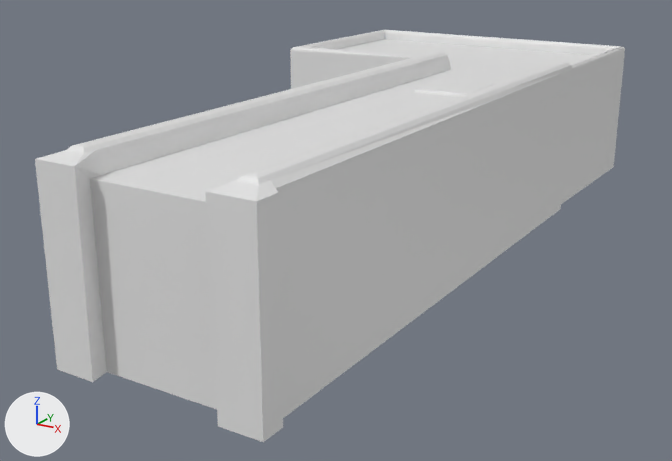
A saved change to the Blender file Blender Models/Caja.blend.
The view is the same before and after, from a 50 mm lens placed at (4.89, -6.14, 2.77), pointed at (-1.04, 3.26, -0.96). Every picture has the same lights, and +X, +Y and +Z are marked at lower left.
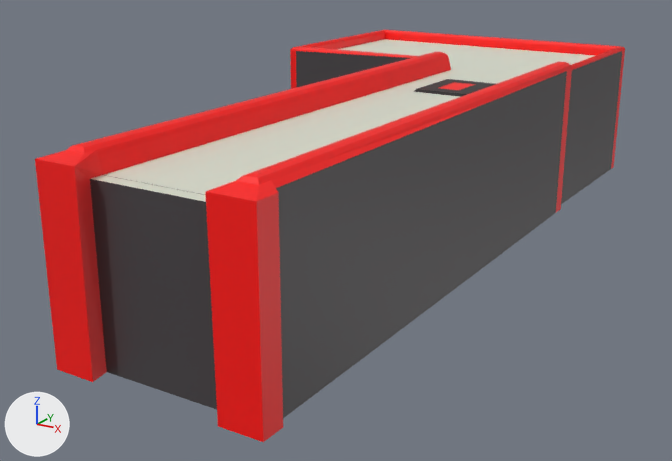
Where the change shows, as pixel boxes [x1, y1, x2, y2] in the pictures (672 x 461 px):
```json
{"object": "Cube", "change": "surface changed", "before": [35, 30, 625, 442], "after": [35, 30, 625, 442]}
{"part": 1, "of": "me_cube", "change": "built on", "before": [418, 79, 494, 94], "after": [418, 79, 494, 94]}
{"part": 2, "of": "me_cube", "change": "surface changed", "before": [35, 30, 625, 442], "after": [35, 30, 625, 442]}
```

The change, as JSON lines over the scene's bpy script:
```json
{"op": "add", "block": "img_sin_nombre", "code": ["img_sin_nombre = load_image('Sin nombre', 'Sin nombre.png', 1024, 1024, 'sRGB')"]}
{"op": "remove", "block": "mat_material", "code": "mat_material.base_color = (0.8, 0.8, 0.8)  # white #e7e7e7"}
{"op": "add", "block": "mat_material", "code": "mat_material.texture = img_sin_nombre"}
{"block": "me_cube", "where": "# used by ob_cube; location = (0.0, 0.0, 0.0)"}
{"op": "remove", "block": "me_cube", "code": "me_cube.from_pydata(...)  # 399 vertices, 362 faces; spans x -3.32..1.12, y -1.2..8.42, z -1.0..1.0"}
{"op": "add", "block": "me_cube", "code": "me_cube.from_pydata(...)  # 408 vertices, 369 faces; spans x -3.32..1.12, y -1.2..8.42, z -1.0..1.0"}
{"block": "me_cube", "change": "me_cube part 1"}
{"block": "me_cube", "change": "2 faces are deleted"}
{"block": "me_cube", "change": "9 vertices are added at x -0.15..0.15, y 4.16..5.32, z -0.13..0.78"}
{"block": "me_cube", "change": "9 new faces join them"}
{"block": "me_cube", "change": "me_cube part 2: 360 kept faces spanning x -3.32..1.12, y -1.2..8.42, z -1.0..1.0 get new texture (UV) coordinates"}
```
